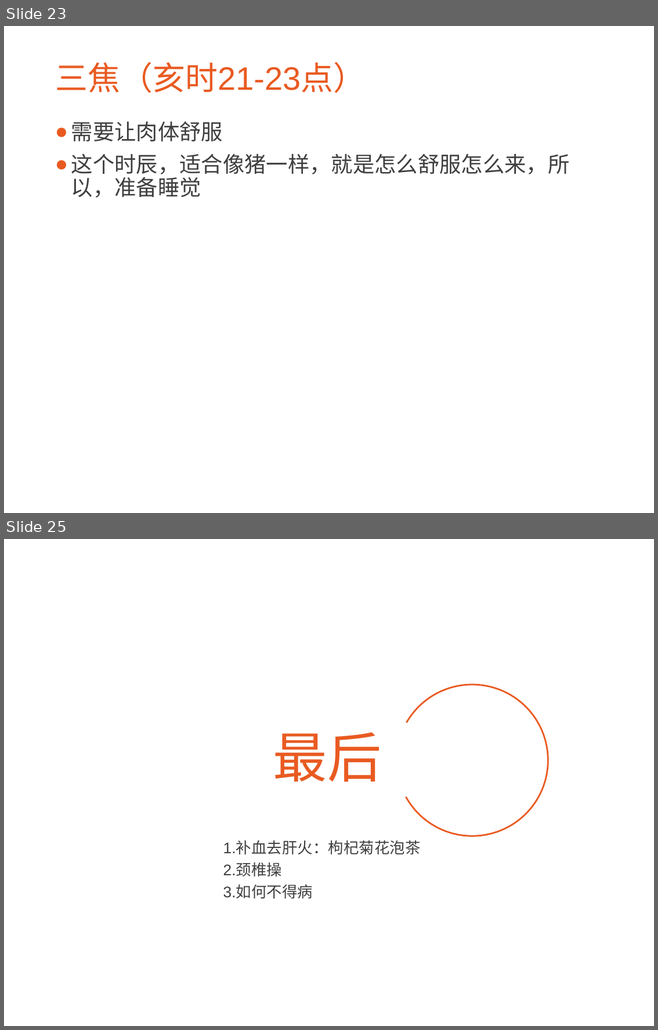
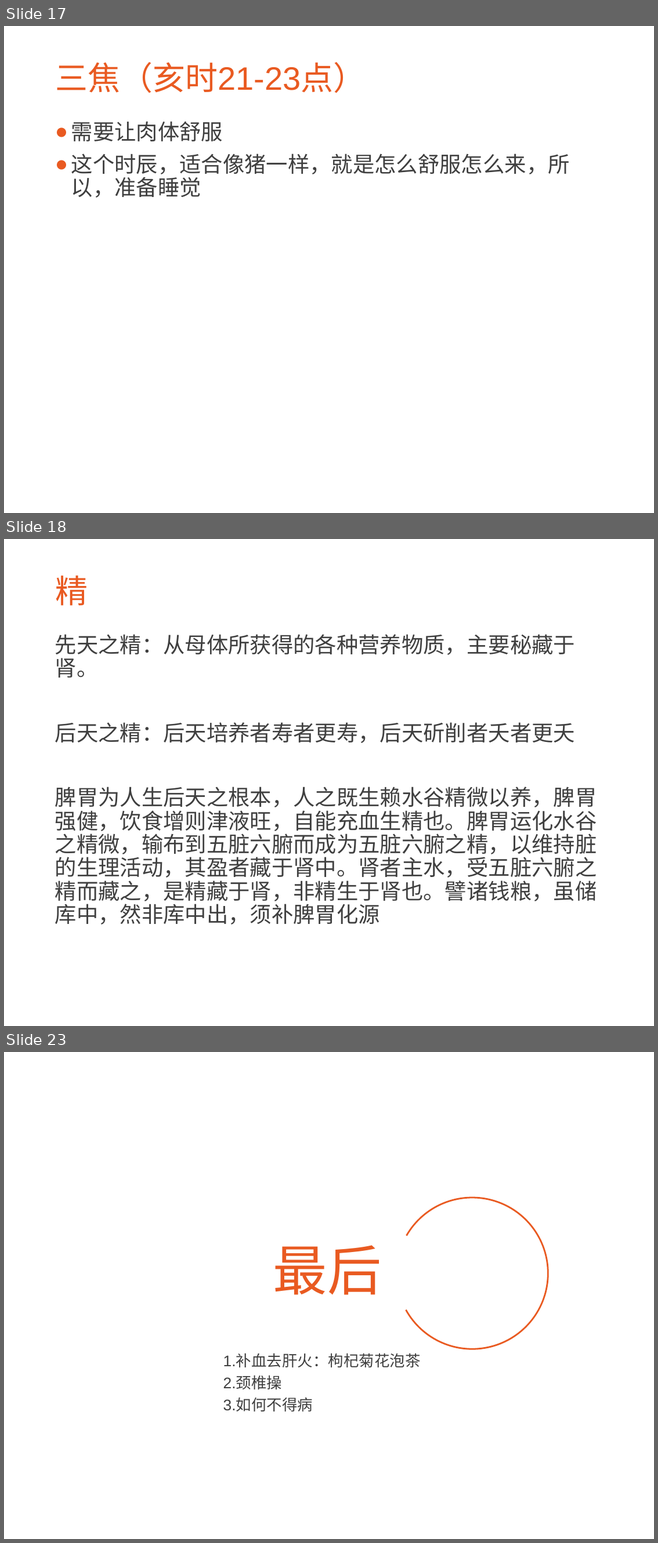
Before and after one commit to CatMan1994/file, a slide deck: 中医与养生分享会/中医与养生.ppt. Shown one above the other, each under a label of ours: slides 23 and 25 before the commit, slides 17, 18 and 23 after it; the slides between them are not shown. The pictures are 658x1030 and 658x1543 pixels, drawn with LibreOffice and Linux fonts; fonts in the diff are those of the drawing; background and template pictures are left out. Boxes give left, top, right and bottom in pixels: in the first picture for what was removed or moved away, otherwise in the second. Text is boxed around its words. In the diff, an @@ line names an element or a change of style, - is before the commit and + after.

```diff
--- a/中医与养生分享会/中医与养生.ppt
+++ b/中医与养生分享会/中医与养生.ppt
@@ slide 18 added at bbox=[4, 539, 654, 1026], background picture (left out) @@
@@ title added at bbox=[55, 576, 88, 606], 36 pt, text #E95A21 @@
+精
@@ text added at bbox=[55, 634, 596, 925], 24 pt, text #3F3F3F @@
+先天之精：从母体所获得的各种营养物质，主要秘藏于肾。
+后天之精：后天培养者寿者更寿，后天斫削者夭者更夭
+脾胃为人生后天之根本，人之既生赖水谷精微以养，脾胃强健，饮食增则津液旺，自能充血生精也。脾胃运化水谷之精微，输布到五脏六腑而成为五脏六腑之精，以维持脏的生理活动，其盈者藏于肾中。肾者主水，受五脏六腑之精而藏之，是精藏于肾，非精生于肾也。譬诸钱粮，虽储库中，然非库中出，须补脾胃化源
@@ what was slide 23 is now slide 17 @@
@@ what was slide 25 is now slide 23 @@
```
Also in this commit, not shown: 6 slides changed, 3 slides removed, 1 other file.
